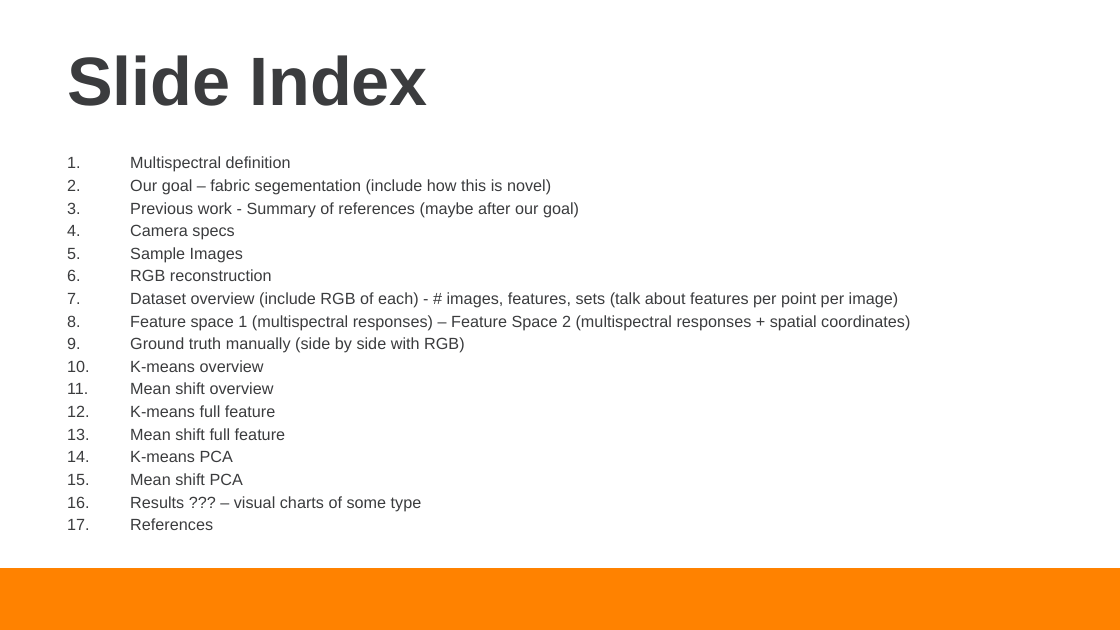
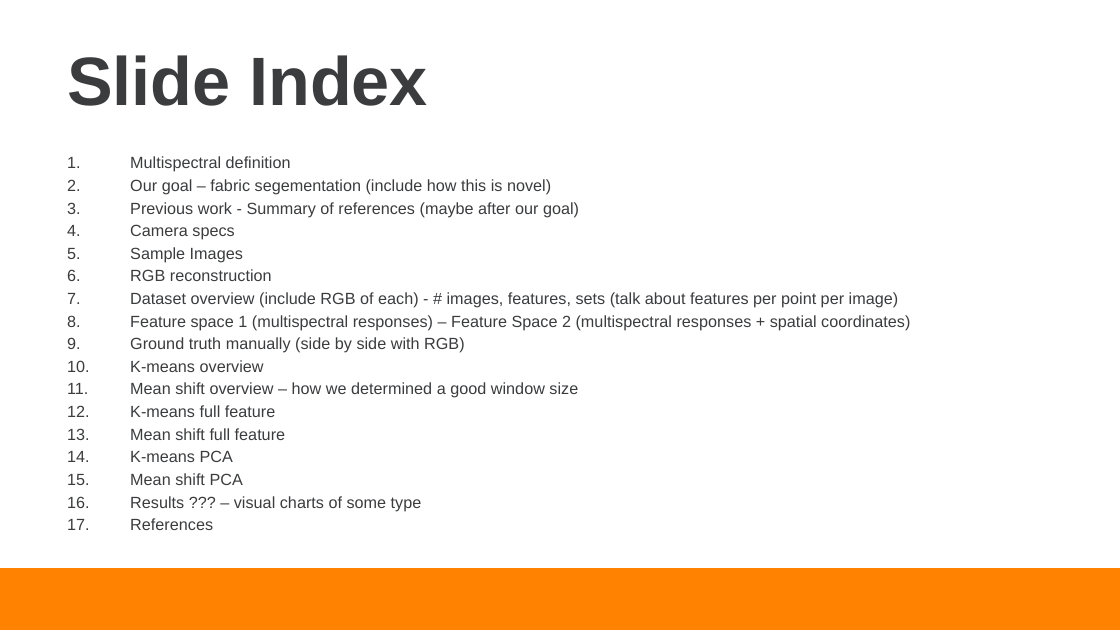
Before and after one commit to dcc3/ECE491_Final_Project, a slide deck: slide 2 of Documentation/Cornett_Leach_Presentation.pptx. Drawn at 1120x630 pixels with LibreOffice and Linux fonts; fonts in the diff are those of the drawing; background and template pictures are left out. Boxes give left, top, right and bottom in pixels: in the first picture for what was removed or moved away, otherwise in the second. Text is boxed around its words. In the diff, an @@ line names an element or a change of style, - is before the commit and + after.

```diff
--- a/Documentation/Cornett_Leach_Presentation.pptx
+++ b/Documentation/Cornett_Leach_Presentation.pptx
@@ text at [130,382,578,398]: text changed @@
-11. Mean shift overview
+11. Mean shift overview – how we determined a good window size
```
Also in this commit, not shown: 3 other files.
